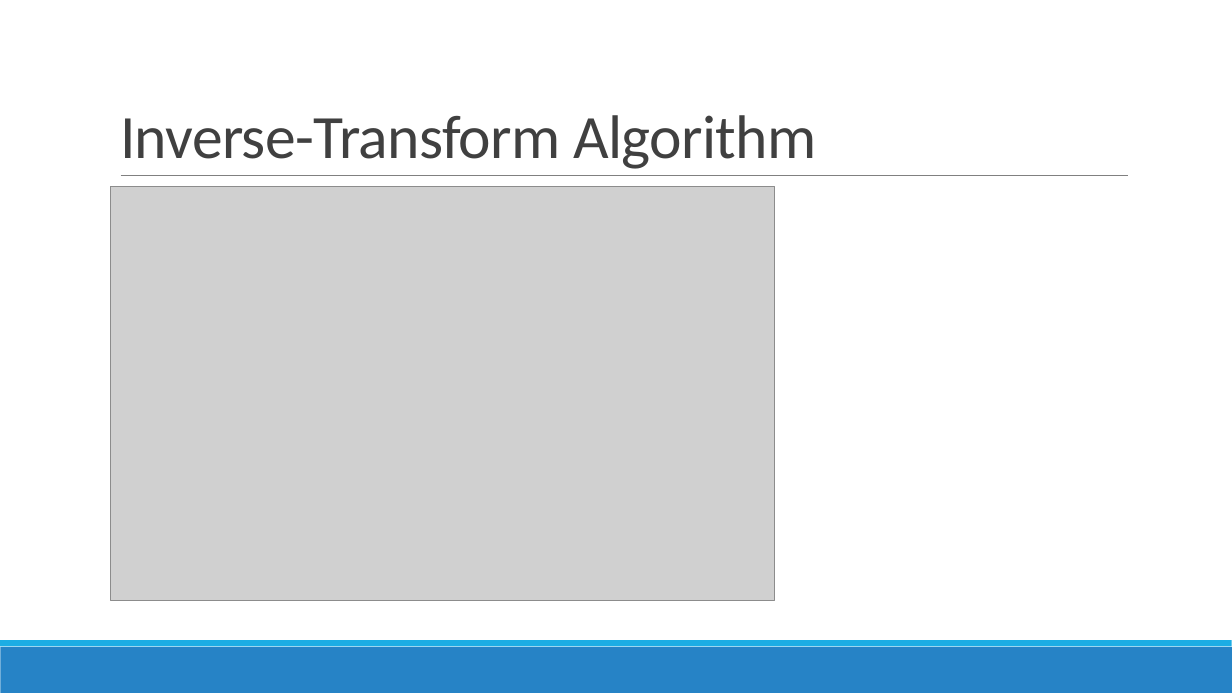
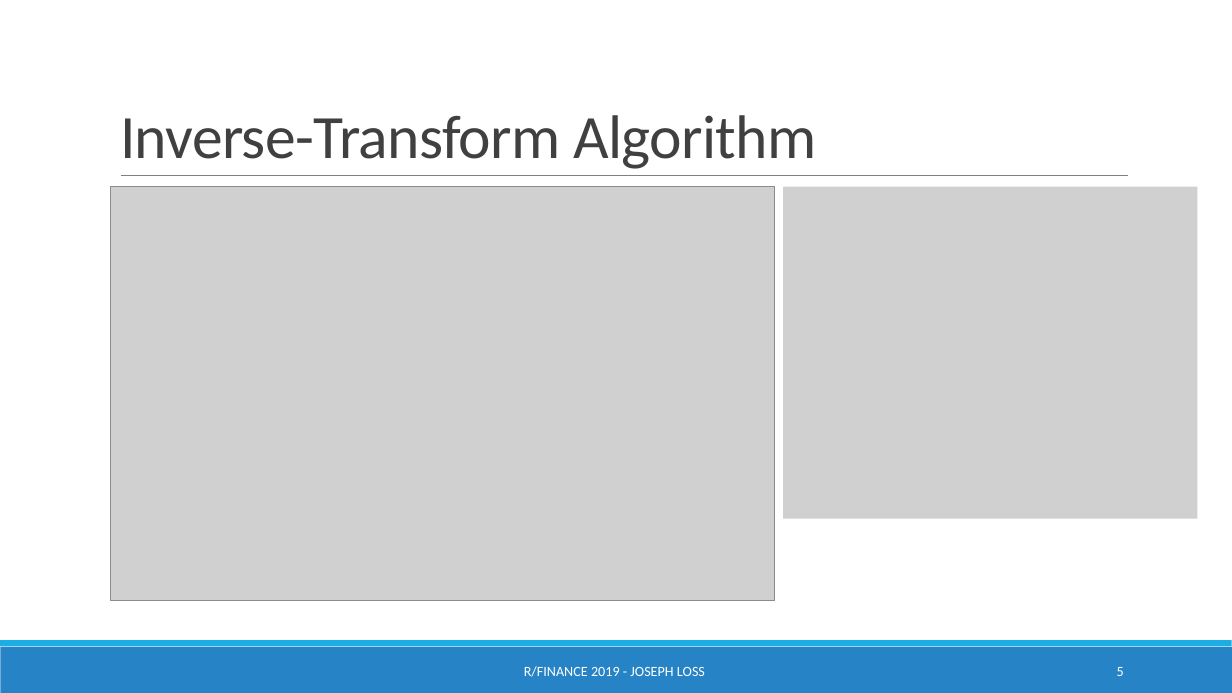
Before and after one commit to chicago-joe/Option-Pricing-via-Levy-Models-in-R, a slide deck: slide 5 of doc/LossJoseph_RFinance_Presentation.pptx. Drawn at 1232x693 pixels with LibreOffice and Linux fonts; fonts in the diff are those of the drawing; grey boxes stand for pictures. Boxes give left, top, right and bottom in pixels: in the first picture for what was removed or moved away, otherwise in the second. Text is boxed around its words. In the diff, an @@ line names an element or a change of style, - is before the commit and + after.

```diff
--- a/doc/LossJoseph_RFinance_Presentation.pptx
+++ b/doc/LossJoseph_RFinance_Presentation.pptx
@@ picture added at bbox=[784, 187, 1198, 518] @@
@@ text added at bbox=[524, 666, 705, 677], 11 pt, text #FFFFFF @@
+R/FINANCE 2019 - JOSEPH LOSS
@@ page number added at bbox=[1117, 667, 1124, 676], 11 pt, text #FFFFFF @@
+5
```
Also in this commit, not shown: 6 other slides changed, 8 other files.
